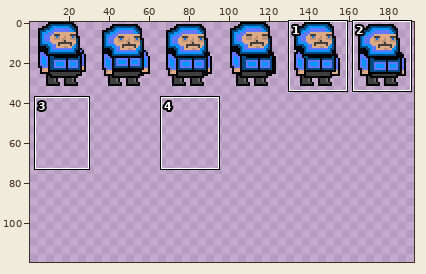
Sprite sheet, stored at Assets/Sprites/SpriteSprite.png. The first picture is a wide view before the edit; the outline marks the close-up.
Close-up. First the earlier version:
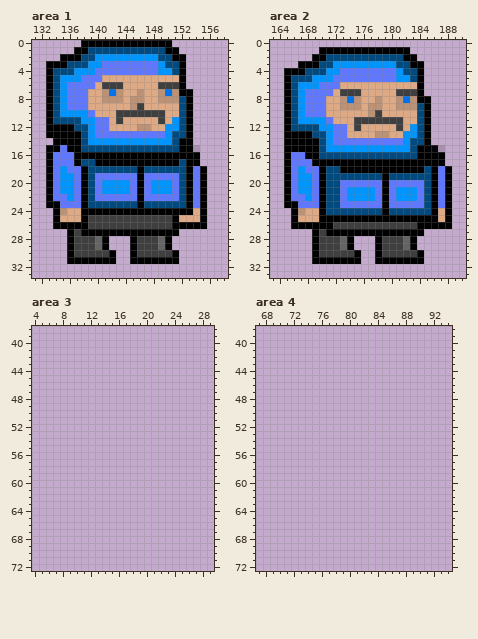
The file is 256x224 pixels. Colours within 5 levels of each other are drawn and written as one. Shown: area 1: x 131..158, y 0..33; area 2: x 163..190, y 0..33; area 3: x 4..29, y 38..72; area 4: x 67..94, y 38..72. The wide view leaves out empty margins. The commit also changed other parts of the picture, which this record leaves out.
New version:
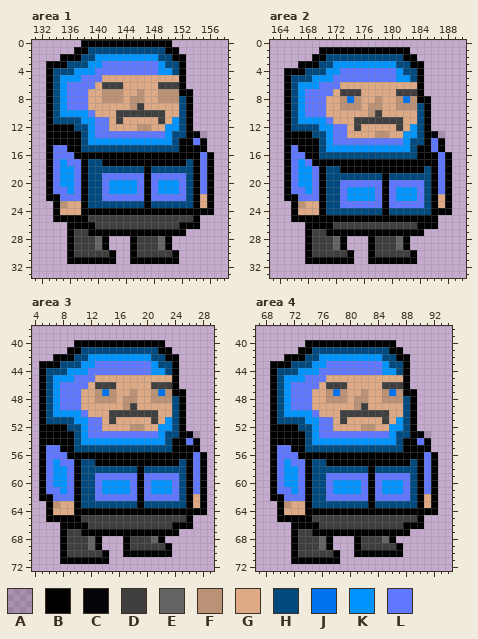
Palette (. is transparent): A #00000025  B #000000  C #04050b  D #3e3f3e  E #646464  F #bc9276  G #dea985  H #004a7f  J #0072ec  K #0094ff  L #6078ff
Edits made:
Changed rows in their new state; - is an unchanged pixel.
Area 1:
first column x 142:
 7 F-------F
first column x 133:
13 ---------------------CA-
14 B--------------------LB-
15 -L-------------------BB-
16 ----------------------LB
17 --K-LB-H-----------BH-LB
18 ---K---------HB-----HBLB
19 -------H-----LB----LHBLB
20 -------HL---KLBL--KLHBLB
21 --L----HL---KLBL--KLHBLB
22 -B-L---H-----LB----LHBGB
23 .-FGG--------HB-----HBGB
24 --G------------------B-B
25 --BBB-------------DDDB.-
26 -..---B-----------D---.-
27 -----D-------------B----
Area 2:
first column x 165:
13 ---------------------CA-
14 ---------------------LB-
15 -L-------------------LB-
16 ----------------------LB
17 --K-------------------LB
18 ---K--------------------
21 --L---------------------
22 -B-L------------------G-
23 .-FGG-----------------G-
24 --G-------------------B-
25 --BBB-----------------..
26 -..-------------------..
27 ---BD-------------------
28 ---BD--EB.--BD--EB.-----
29 ---BD--EB.--BD--EB.-----
30 ---BD----B.-BD----B.----
31 ---B------.-B------.----
Area 3:
first column x 5:
40 -----BBBBBBBBBBBBB------
41 ----BBHHHHHHHHHHHBB-----
42 --BBBHHKKKKKKKKKHHBB----
43 BBBHHHKKLLLLLLLLKHHB----
44 BHHHKKKLLLLLLLLLKKHB----
45 BHKKKLLLGGGGGGGGGGGB----
46 BHKLLLLGDDDGGGGGDDDB----
47 BHKLLLGGFJFGGFGGFJFBB---
48 BHKLLLGGFFFGFFGGFFFHB---
49 BHKLLLGGGGGGFDGGGGGHB---
50 BHKKKKLGGGDDDDDDDGGHB---
51 BHHHHKKLLGDGGGGGDGKHB---
52 BBBBHHKLLGGGGFFGGKKHB---
53 BBBBBHKLLLLLLLLLLKHHBCA-
54 BBBBBHKKKKKKKKKKKKHBBLB-
55 BLLBBHHHHHHHHHHHHHHBBBB-
56 BLLLBBBBBBBBBBBBBBBBBBLB
57 BLKLLBHHBBBBBBBBBBBBHBLB
58 BLKKLBHHHHHHHHBHHHHHHBLB
59 BLKKLBHHLLLLLLBLLLLLHBLB
60 BLKKLBHHLKKKKLBLKKKLHBLB
61 BLLKLBHHLKKKKLBLKKKLHBLB
62 BBLLLBHHLLLLLLBLLLLLHBGB
63 -BFGGBHHHHHHHHBHHHHHHBGB
64 -BGGGBBBBBBBBBBBBBBBBBBB
65 -BBBBBDDDDDDDDDDDDDDDB--
66 ---BBBBDDDDDDDDDDDDBBB--
67 ---BDDBBBBBBBBBBBBBB----
68 ---BDDDEB---BDDDEB------
69 ---BDDDEB---BDDDDDB-----
70 ---BDDDDDB--BBBBBBB-----
71 ---BBBBBBB--------------
Area 4:
first column x 69:
40 -----BBBBBBBBBBBBB------
41 ----BBHHHHHHHHHHHBB-----
42 --BBBHHKKKKKKKKKHHBB----
43 BBBHHHKKLLLLLLLLKHHB----
44 BHHHKKKLLLLLLLLLKKHB----
45 BHKKKLLLGGGGGGGGGGGB----
46 BHKLLLLGDDDGGGGGDDDB----
47 BHKLLLGGFJFGGFGGFJFBB---
48 BHKLLLGGFFFGFFGGFFFHB---
49 BHKLLLGGGGGGFDGGGGGHB---
50 BHKKKKLGGGDDDDDDDGGHB---
51 BHHHHKKLLGDGGGGGDGKHB---
52 BBBBHHKLLGGGGFFGGKKHB---
53 BBBBBHKLLLLLLLLLLKHHBCA-
54 BBBBBHKKKKKKKKKKKKHBBLB-
55 BLLBBHHHHHHHHHHHHHHBBBB-
56 BLLLBBBBBBBBBBBBBBBBBBLB
57 BLKLLBHHBBBBBBBBBBBBHBLB
58 BLKKLBHHHHHHHHBHHHHHHBLB
59 BLKKLBHHLLLLLLBLLLLLHBLB
60 BLKKLBHHLKKKKLBLKKKLHBLB
61 BLLKLBHHLKKKKLBLKKKLHBLB
62 BBLLLBHHLLLLLLBLLLLLHBGB
63 -BFGGBHHHHHHHHBHHHHHHBGB
64 -BGGGBBBBBBBBBBBBBBBBBBB
65 -BBBBBDDDDDDDDDDDDDDDB--
66 ---BBBBDDDDDDDDDDDDBBB--
67 ---BDDBBBBBBBBBBBBBB----
68 ---BDDDEB---BDDDEB------
69 ---BDDDEB---BDDDDDB-----
70 ---BDDDDDB--BBBBBBB-----
71 ---BBBBBBB--------------
Where, in picture pixels (left, top, right, bottom), the same in both close-ups:
changed: (109, 89, 116, 96)
changed: (165, 89, 172, 96)
changed: (46, 131, 214, 236)
changed: (431, 131, 452, 166)
changed: (284, 145, 424, 264)
changed: (438, 194, 452, 229)
added: (39, 340, 207, 564)
added: (270, 340, 438, 564)
